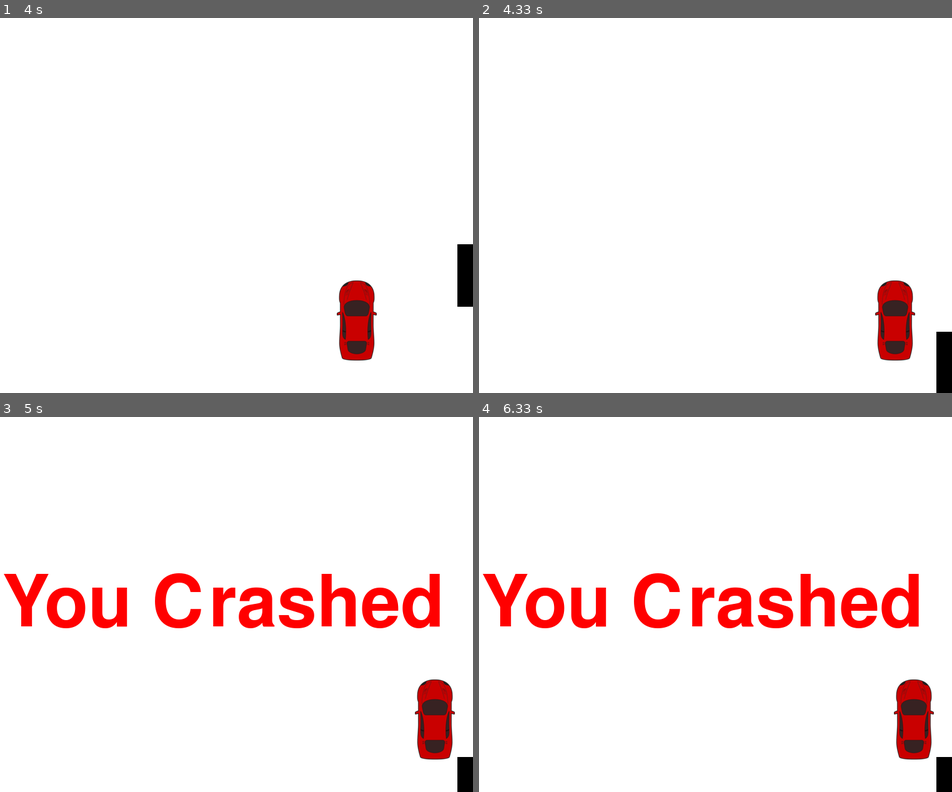
Above: before the commit, frames 1-4 (two rows, left to right).
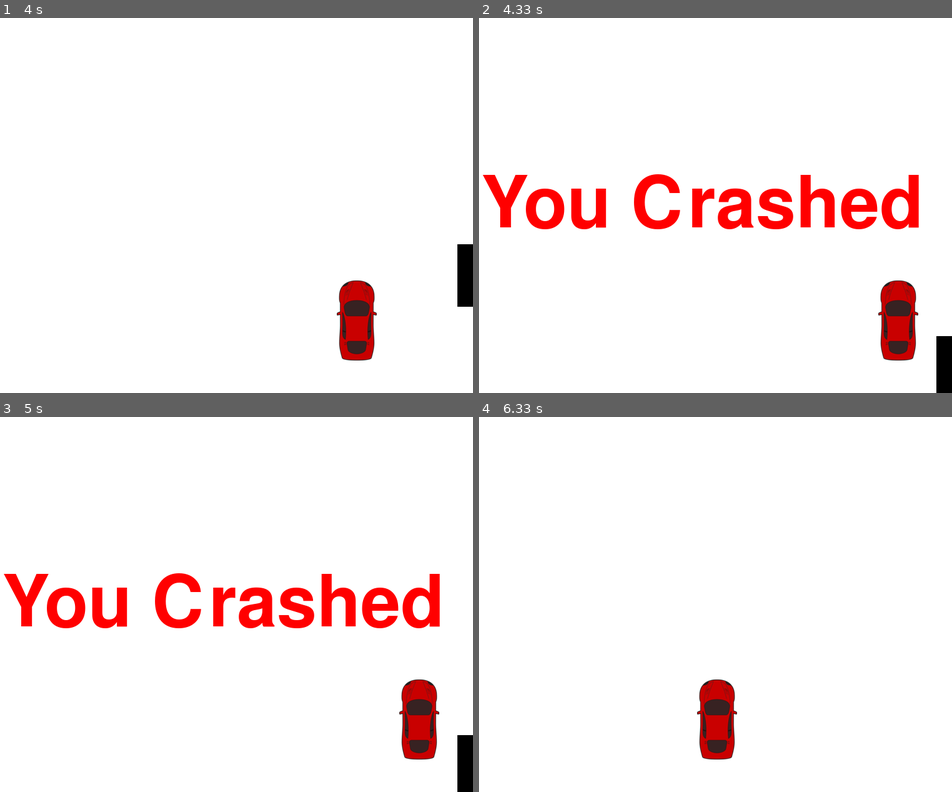
Above: after the commit, the same moments.

Repository: jake32321/RacingGame_PyGame
Game: pygame game, started from racing_game_main.py
Same seed, same stepped clock (60 frames per second), same inputs: the game is played once before the commit and once after it.
Inputs:
- Up to frame 1 (4 s): hold Right 0.33-0.8 s; hold Right 0.83-1.3 s; hold Left 1.33-1.87 s; hold Left 1.9-2.3 s; hold Right 2.33-2.97 s; hold Left 3-3.47 s; hold Right 3.5-3.97 s
- Up to frame 2 (4.33 s): hold Right from 4 s (still down)
- Up to frame 3 (5 s): release Right at 4.47 s
- Up to frame 4 (6.33 s): no input

Frame 1 is identical in both runs. In frame 2, 6.3% of the frame differs, in the area x 0-100%, y 41-92%; in frame 3, 2.0%; in frame 4, 8.8%, in the area x 0-100%, y 41-100%.

Commit message:
added collision logic for road_objects

Diff:
--- a/racing_game_main.py
+++ b/racing_game_main.py
@@ -86,9 +86,16 @@
 
 		if x > display_width-car_width or x < 0:
 			crash()
+
 		if road_objectStartY > display_height:
 			road_objectStartY = 0 - road_objectHeight
 			road_objectStartX = random.randrange(0, display_width)
+
+		if y < road_objectStartY+road_objectHeight:
+			print('step_one_PASS')
+			if x > road_objectStartX and x < road_objectStartX+road_objectWidth or x+car_width > road_objectStartX and x+car_width < road_objectStartX+road_objectWidth:
+				print('step_two_PASS')
+				crash()
 
 		clock.tick(60)
 
